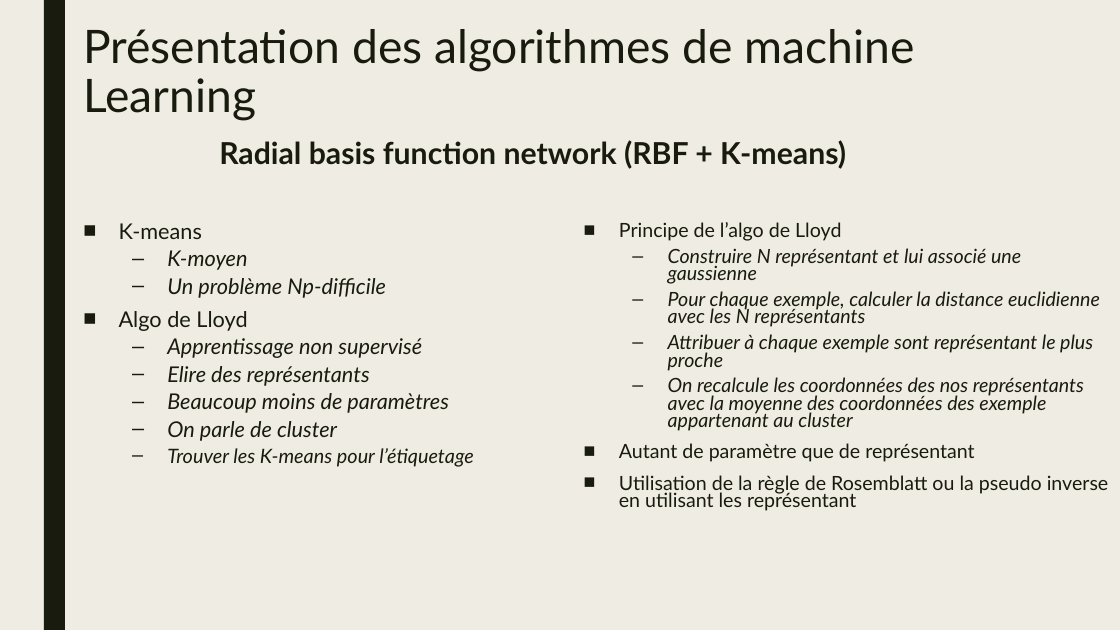
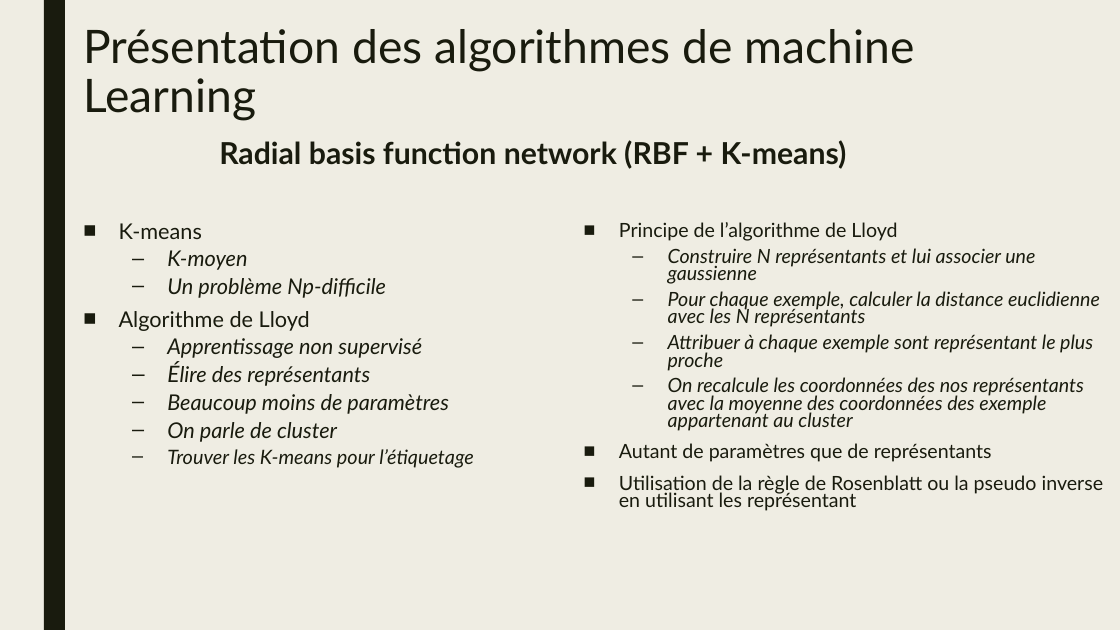
Before and after one commit to natane07/PA-MachineLearning-3ESGI, a slide deck: slide 30 of Project/Docs/Slides/PPT_PA.pptx. Drawn at 1120x630 pixels with LibreOffice and Linux fonts; fonts in the diff are those of the drawing. Boxes give left, top, right and bottom in pixels: in the first picture for what was removed or moved away, otherwise in the second. Text is boxed around its words. In the diff, an @@ line names an element or a change of style, - is before the commit and + after.

```diff
--- a/Project/Docs/Slides/PPT_PA.pptx
+++ b/Project/Docs/Slides/PPT_PA.pptx
@@ text at [619,222,1035,284]: text changed @@
-■ Principe de l’algo de Lloyd
-  – Construire N représentant et lui associé une gaussienne
+■ Principe de l’algorithme de Lloyd
+  – Construire N représentants et lui associer une gaussienne
@@ text at [119,311,310,331]: text changed @@
-■ Algo de Lloyd
+■ Algorithme de Lloyd
@@ text at [167,363,370,386]: text changed @@
-  – Elire des représentants
+  – Élire des représentants
@@ text at [619,443,1104,511]: text changed @@
-■ Autant de paramètre que de représentant
-■ Utilisation de la règle de Rosemblatt ou la pseudo inverse en utilisant les représentant
+■ Autant de paramètres que de représentants
+■ Utilisation de la règle de Rosenblatt ou la pseudo inverse en utilisant les représentant
```
Also in this commit, not shown: 22 other slides changed.
